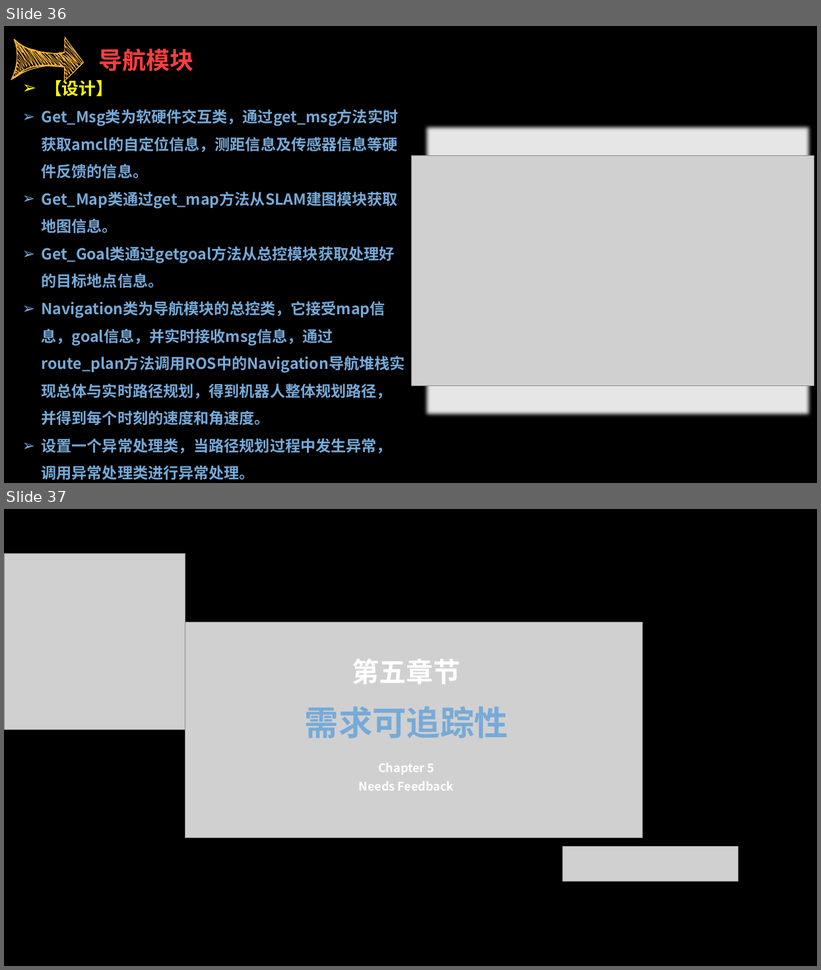
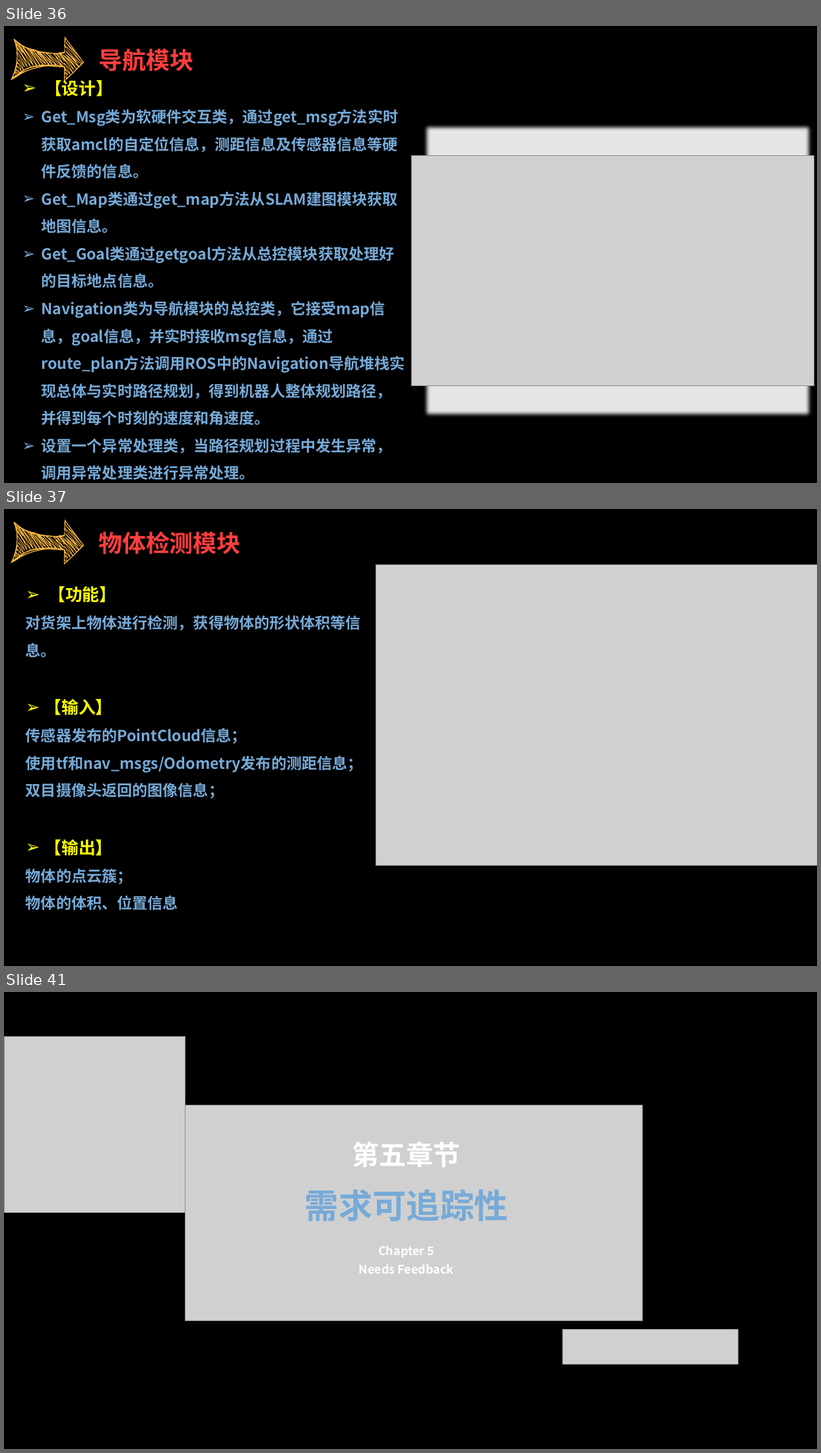
Before and after one commit to sebuaa2019/Team103, a slide deck: SE0423答辩TEAM103.pptx. Shown one above the other, each under a label of ours: slides 36 and 37 before the commit, slides 36, 37 and 41 after it; the slides between them are not shown. The pictures are 821x970 and 821x1453 pixels, drawn with LibreOffice and Linux fonts; fonts in the diff are those of the drawing; grey boxes stand for pictures. Boxes give left, top, right and bottom in pixels: in the first picture for what was removed or moved away, otherwise in the second. Text is boxed around its words. In the diff, an @@ line names an element or a change of style, - is before the commit and + after.

```diff
--- a/SE0423答辩TEAM103.pptx
+++ b/SE0423答辩TEAM103.pptx
@@ slide 37 added at (4, 509, 817, 966), background #000000 @@
@@ freeform shape added at (11, 520, 84, 564), fill #F7B63E @@
@@ text added at (98, 531, 240, 555), 28 pt, text #FF3E3E, bold @@
+物体检测模块
@@ picture added at (376, 564, 817, 865) @@
@@ rectangle added at (383, 564, 817, 861), fill #E7E6E6 @@
@@ text added at (26, 586, 363, 910), 18 pt, text #76AAD8, bold @@
+➢ 【功能】
+对货架上物体进行检测，获得物体的形状体积等信息。
+➢ 【输入】
+传感器发布的PointCloud信息；
+使用tf和nav_msgs/Odometry发布的测距信息；
+双目摄像头返回的图像信息；
+➢ 【输出】
+物体的点云簇；
+物体的体积、位置信息
@@ what was slide 37 is now slide 41 @@
```
Also in this commit, not shown: 3 other slides added.
